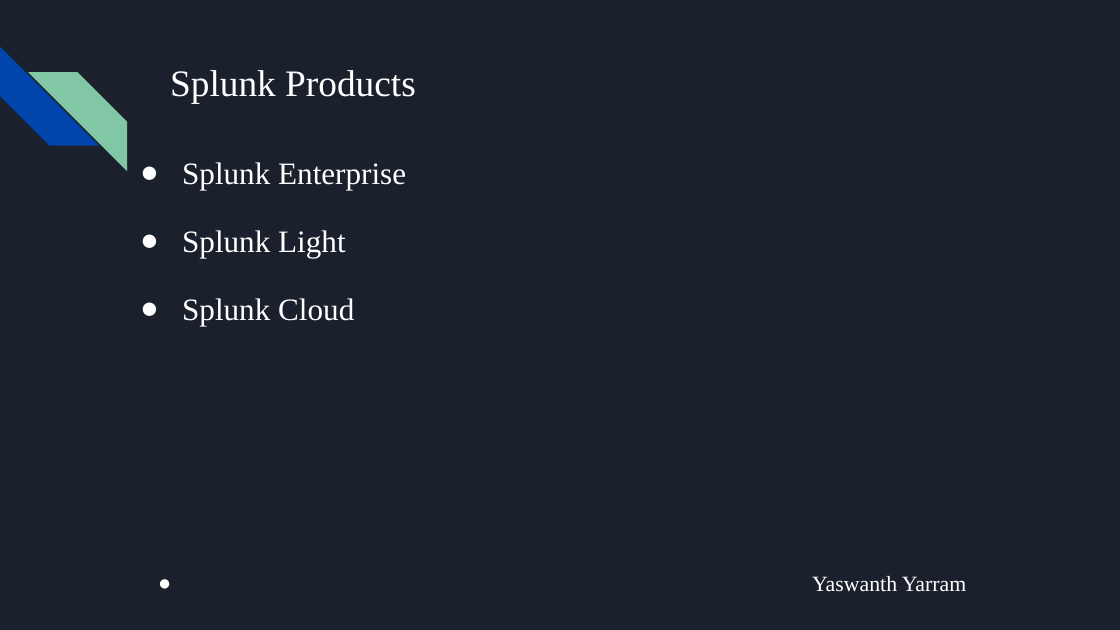
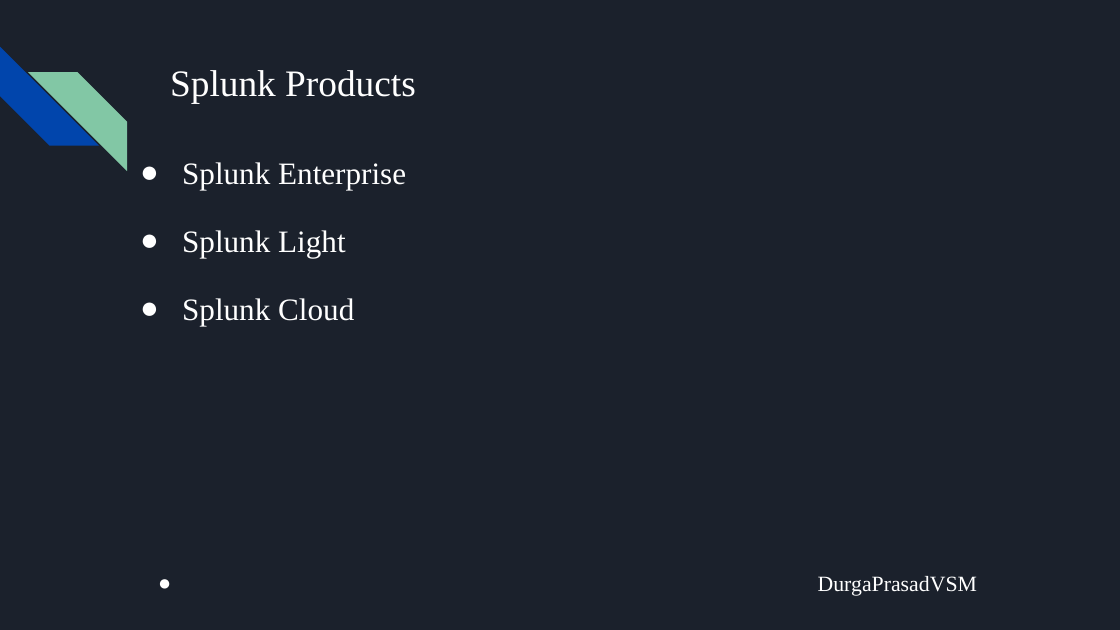
Before and after one commit to VSMDURGAPRASAD/splunk-project, a slide deck: slide 10 of docs/Splunk.pptx (slide 8 before the commit). Drawn at 1120x630 pixels with LibreOffice and Linux fonts; fonts in the diff are those of the drawing. Boxes give left, top, right and bottom in pixels: in the first picture for what was removed or moved away, otherwise in the second. Text is boxed around its words. In the diff, an @@ line names an element or a change of style, - is before the commit and + after.

```diff
--- a/docs/Splunk.pptx
+++ b/docs/Splunk.pptx
@@ text at [818,576,978,596]: text changed @@
-● Yaswanth Yarram
+● DurgaPrasadVSM
```
Also in this commit, not shown: 4 other slides changed.
